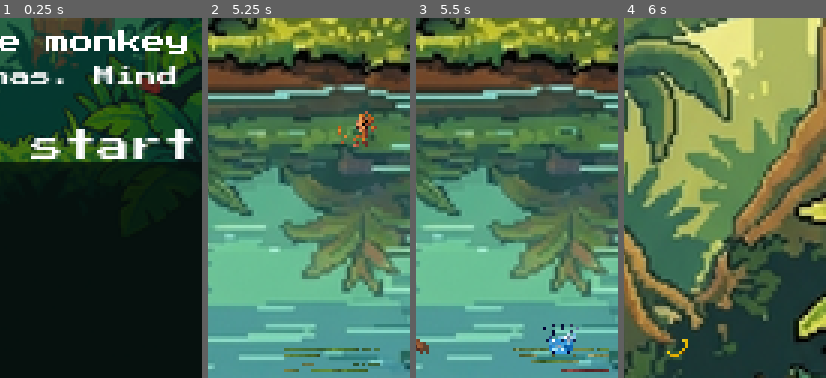
Above: before the commit, frames 1-4 (left to right).
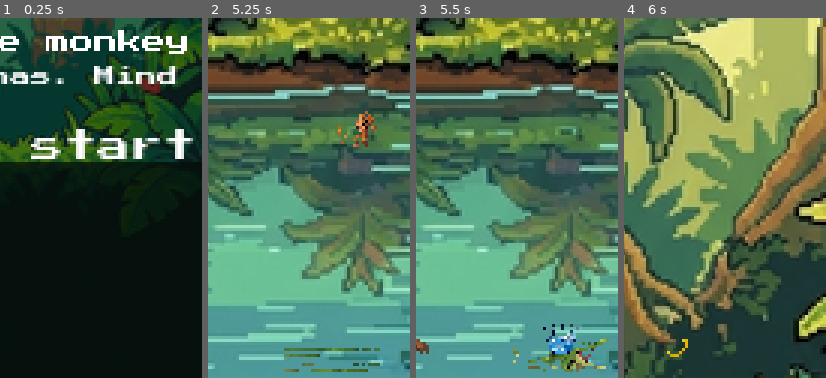
Above: after the commit, the same moments.

Repository: champrt78/monkey-overboard
Game: Godot game, scene res://main.tscn
Two runs of this game, one before a commit and one after it. Both use one fixed random seed, a clock stepped at 60 frames per second and the inputs below.
Inputs (mouse positions are % of the whole screen's width and height, from its top left):
- Up to frame 1 (0.25 s): no input
- Up to frame 2 (5.25 s): tap Enter at 0.5 s; move the mouse to (72, 45) at 0.52 s; click (72, 45) at 0.67 s; drag from (30, 55) to (45, 70) at 1.27 s; move the mouse to (60, 28) at 2.02 s; click (60, 28) at 2.17 s; drag from (45, 70) to (20, 35) at 2.77 s; move the mouse to (80, 65) at 3.52 s; click (80, 65) at 3.67 s; drag from (20, 35) to (35, 25) at 4.27 s; move the mouse to (55, 50) at 5.02 s; click (55, 50) at 5.17 s
- Up to frame 3 (5.5 s): no input
- Up to frame 4 (6 s): drag from (35, 25) to (30, 55) at 5.77 s
The pictures show only the part of the screen within x 50-100%, y 50-100%; the shares and areas given below are measured in that part.

Frames 1-2 are identical in both runs. In frame 3, 1.8% of the frame differs, in the area x 48-96%, y 89-99%; in frame 4, nothing differs.

Commit message:
feat(gator): separate lunge and chomp sprite sheets
- Generate gator_lunge_sheet.png and gator_chomp_sheet.png.
- Update gator_frames.tres with dedicated lunge and chomp animations.
- Wire main.gd so active lunge plays lunge frames and miss-chomp plays chomp frames.
- Selftest still passes.

Diff:
--- a/godot/assets/sprites/gator_frames.tres
+++ b/godot/assets/sprites/gator_frames.tres
@@ -1,6 +1,8 @@
-[gd_resource type="SpriteFrames" load_steps=6 format=3]
+[gd_resource type="SpriteFrames" load_steps=10 format=3]
 
 [ext_resource type="Texture2D" path="res://assets/sprites/gator_sheet.png" id="gator_sheet"]
+[ext_resource type="Texture2D" path="res://assets/sprites/gator_lunge_sheet.png" id="gator_lunge_sheet"]
+[ext_resource type="Texture2D" path="res://assets/sprites/gator_chomp_sheet.png" id="gator_chomp_sheet"]
 
 [sub_resource type="AtlasTexture" id="AtlasTexture_patrol0"]
 atlas = ExtResource("gator_sheet")
@@ -14,13 +16,21 @@
 atlas = ExtResource("gator_sheet")
 region = Rect2(128, 0, 64, 24)
 
+[sub_resource type="AtlasTexture" id="AtlasTexture_lunge0"]
+atlas = ExtResource("gator_lunge_sheet")
+region = Rect2(0, 0, 64, 24)
+
+[sub_resource type="AtlasTexture" id="AtlasTexture_lunge1"]
+atlas = ExtResource("gator_lunge_sheet")
+region = Rect2(64, 0, 64, 24)
+
 [sub_resource type="AtlasTexture" id="AtlasTexture_chomp0"]
-atlas = ExtResource("gator_sheet")
-region = Rect2(192, 0, 64, 24)
+atlas = ExtResource("gator_chomp_sheet")
+region = Rect2(0, 0, 64, 24)
 
 [sub_resource type="AtlasTexture" id="AtlasTexture_chomp1"]
-atlas = ExtResource("gator_sheet")
-region = Rect2(256, 0, 64, 24)
+atlas = ExtResource("gator_chomp_sheet")
+region = Rect2(64, 0, 64, 24)
 
 [resource]
 animations = [{
@@ -45,6 +55,17 @@
 }, {
 "frames": [{
 "duration": 1.0,
+"texture": SubResource("AtlasTexture_lunge0")
+}, {
+"duration": 1.0,
+"texture": SubResource("AtlasTexture_lunge1")
+}],
+"loop": true,
+"name": &"lunge",
+"speed": 10.0
+}, {
+"frames": [{
+"duration": 1.0,
 "texture": SubResource("AtlasTexture_chomp0")
 }, {
 "duration": 1.0,
--- a/godot/main.gd
+++ b/godot/main.gd
@@ -389,7 +389,7 @@
 		"telegraph":
 			spr.play("alert")
 		"lunge":
-			spr.play("chomp")
+			spr.play("lunge")
 		"retreat":
 			spr.play("patrol")
 		"dash":
Binary file added: godot/assets/sprites/gator_chomp_sheet.png
Not shown, added: godot/assets/sprites/gator_chomp_sheet.png.import
Binary file added: godot/assets/sprites/gator_lunge_sheet.png
Not shown, added: godot/assets/sprites/gator_lunge_sheet.png.import
Not shown, changed: docs/sessions/Session_2026-06-26.md
Not shown, changed: godot/scripts/generate_sprites.py
